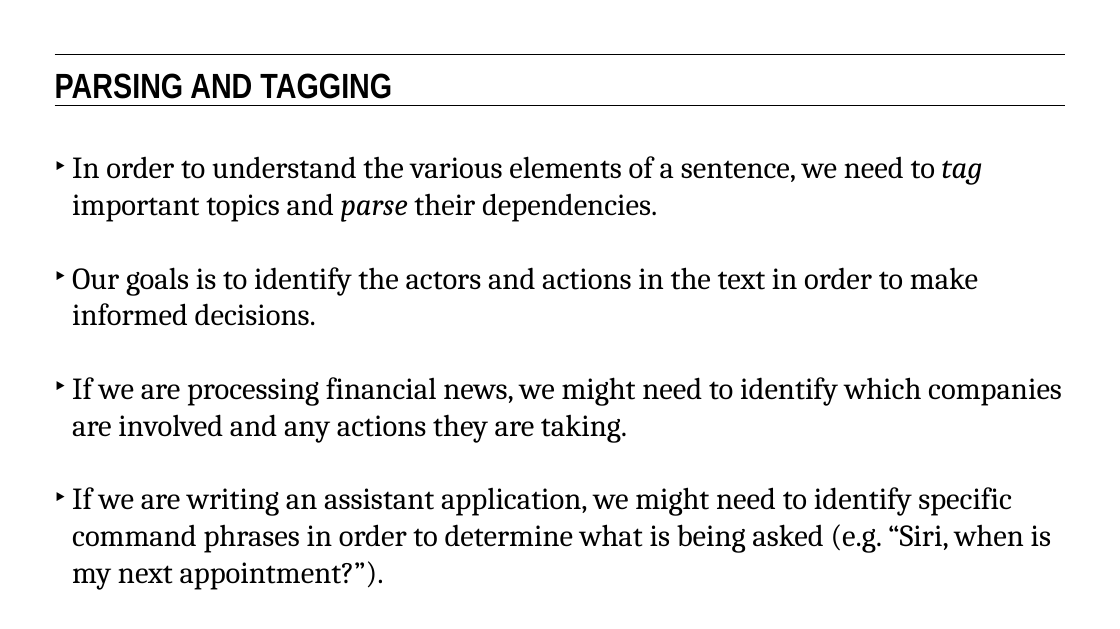
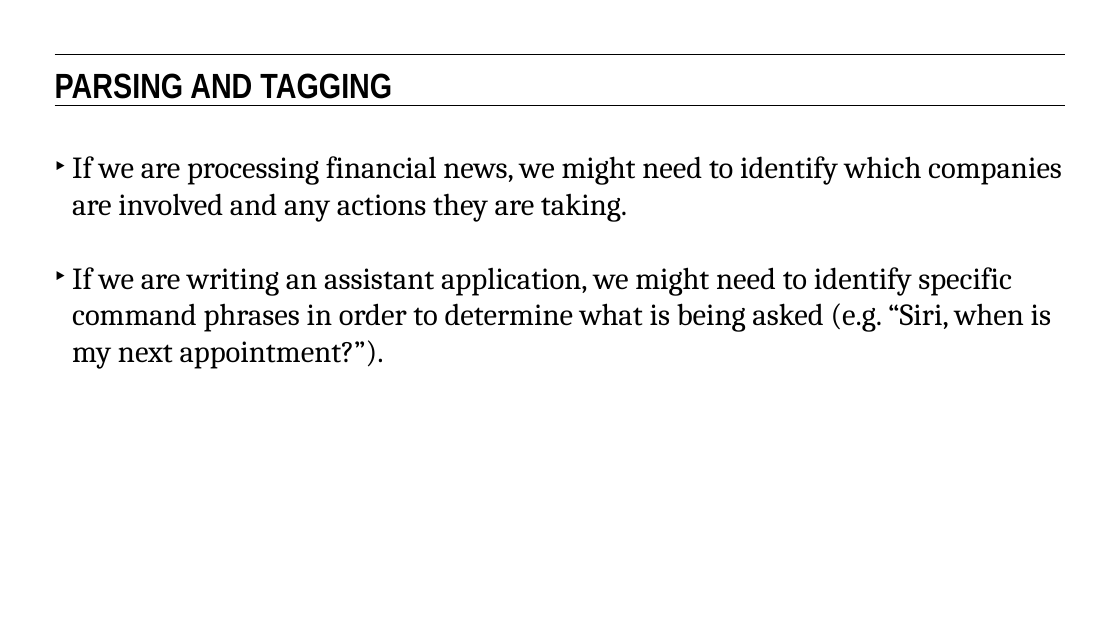
Before and after one commit to eflautt/ga-data-science, a slide deck: slide 23 of lessons/lesson-13/13-natural-language-processing-and-text-classification.pptx (slide 19 before the commit). Drawn at 1120x629 pixels with LibreOffice and Linux fonts; fonts in the diff are those of the drawing. Boxes give left, top, right and bottom in pixels: in the first picture for what was removed or moved away, otherwise in the second. Text is boxed around its words. In the diff, an @@ line names an element or a change of style, - is before the commit and + after.

```diff
--- a/lessons/lesson-13/13-natural-language-processing-and-text-classification.pptx
+++ b/lessons/lesson-13/13-natural-language-processing-and-text-classification.pptx
@@ text at (72,156,982,326): paragraphs removed @@
-‣ In order to understand the various elements of a sentence, we need to tag important topics and parse their dependencies.
-‣ Our goals is to identify the actors and actions in the text in order to make informed decisions.
```
Also in this commit, not shown: 15 other slides changed, 5 slides added.
